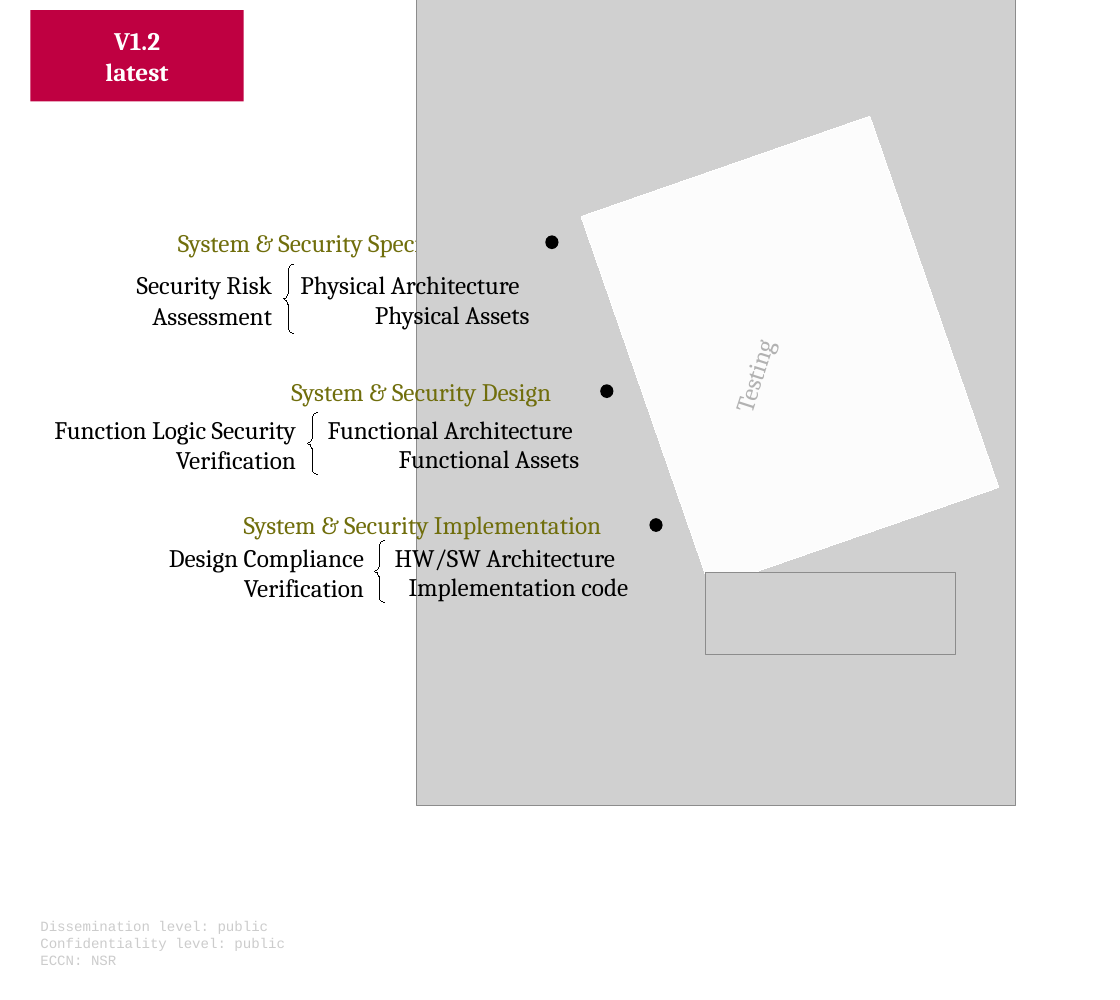
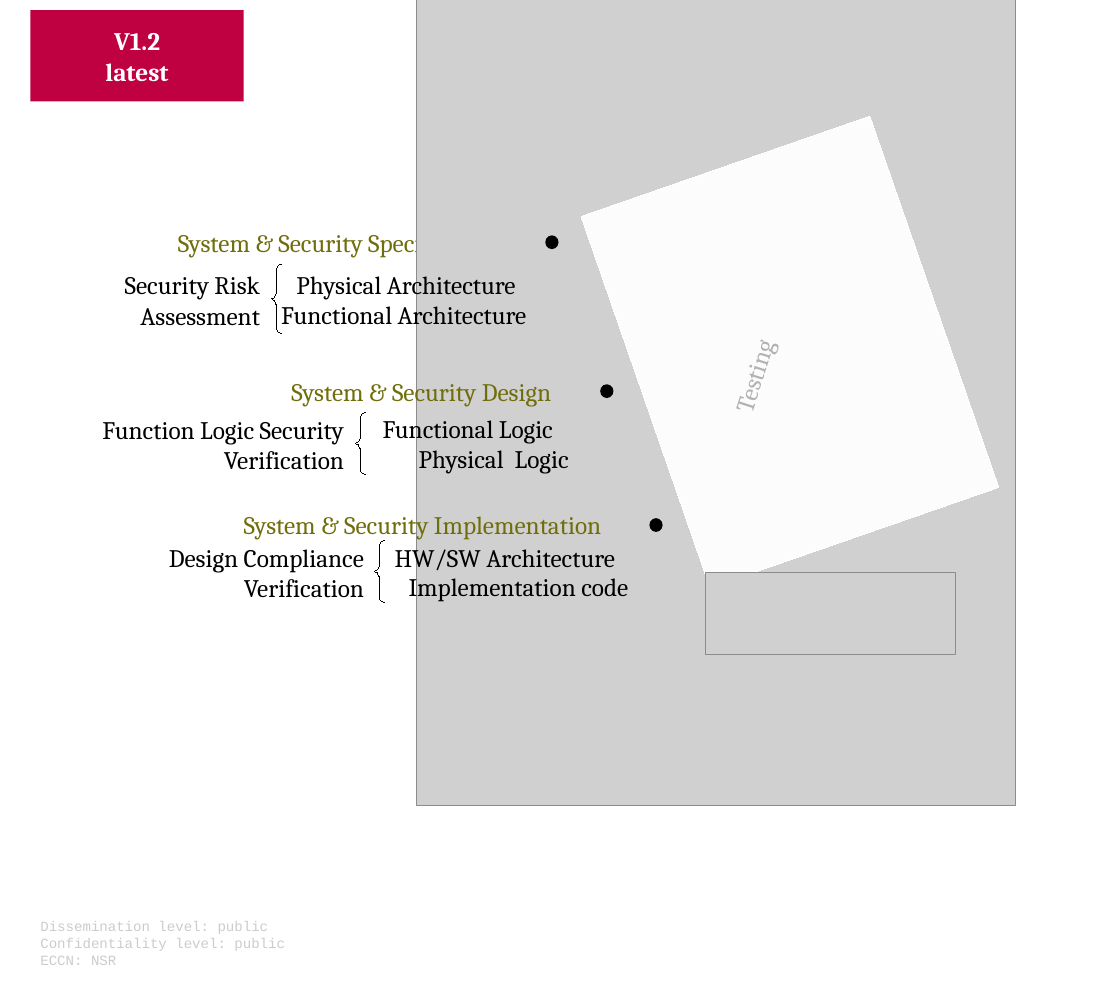
Before and after one commit to v-research/cybersecurity, a slide deck: slide 13 of images/v-research_images_v1.0.odp. Drawn at 1120x1000 pixels with LibreOffice and Linux fonts; fonts in the diff are those of the drawing; grey boxes stand for pictures. Boxes give left, top, right and bottom in pixels: in the first picture for what was removed or moved away, otherwise in the second. Text is boxed around its words. In the diff, an @@ line names an element or a change of style, - is before the commit and + after.

```diff
--- a/images/v-research_images_v1.0.odp
+++ b/images/v-research_images_v1.0.odp
@@ text "Security Risk": place and size @@
-text "Security Risk" at (137,276,272,326)
+text "Security Risk" at (125,276,260,326)
@@ freeform shape: place and size @@
-freeform shape at (284,264,294,333)
+freeform shape at (271,264,282,333)
@@ text "Physical Architecture": place and size @@
-text "Physical Architecture" at (300,271,520,300)
+text "Physical Architecture" at (296,271,516,300)
@@ text at (281,301,527,330): text changed @@
-Physical Assets
+Functional Architecture
@@ text "Function Logic Security Verification": place and size @@
-text "Function Logic Security Verification" at (54,422,296,470)
+text "Function Logic Security Verification" at (102,422,344,470)
@@ freeform shape: place and size @@
-freeform shape at (307,413,317,475)
+freeform shape at (355,413,365,475)
@@ text at (383,415,553,444): text changed @@
-Functional Architecture
+Functional Logic
@@ text at (419,450,569,474): text changed @@
-Functional Assets
+Physical Logic
```
Also in this commit, not shown: 1 slide added, 7 other files.
